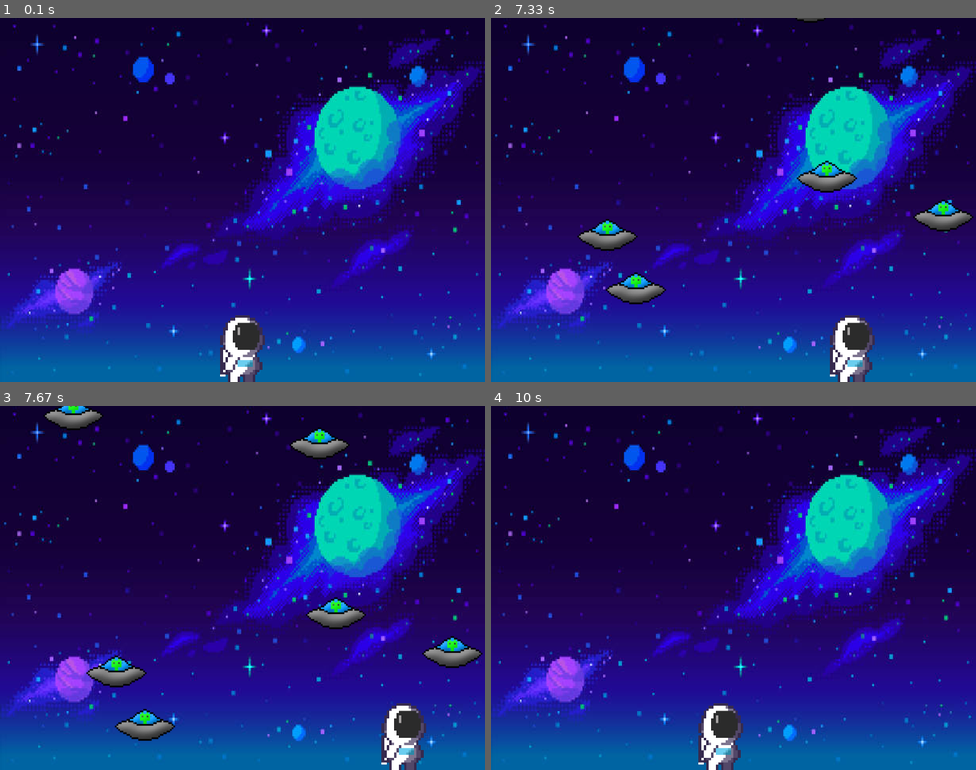
Above: before the commit, frames 1-4 (two rows, left to right).
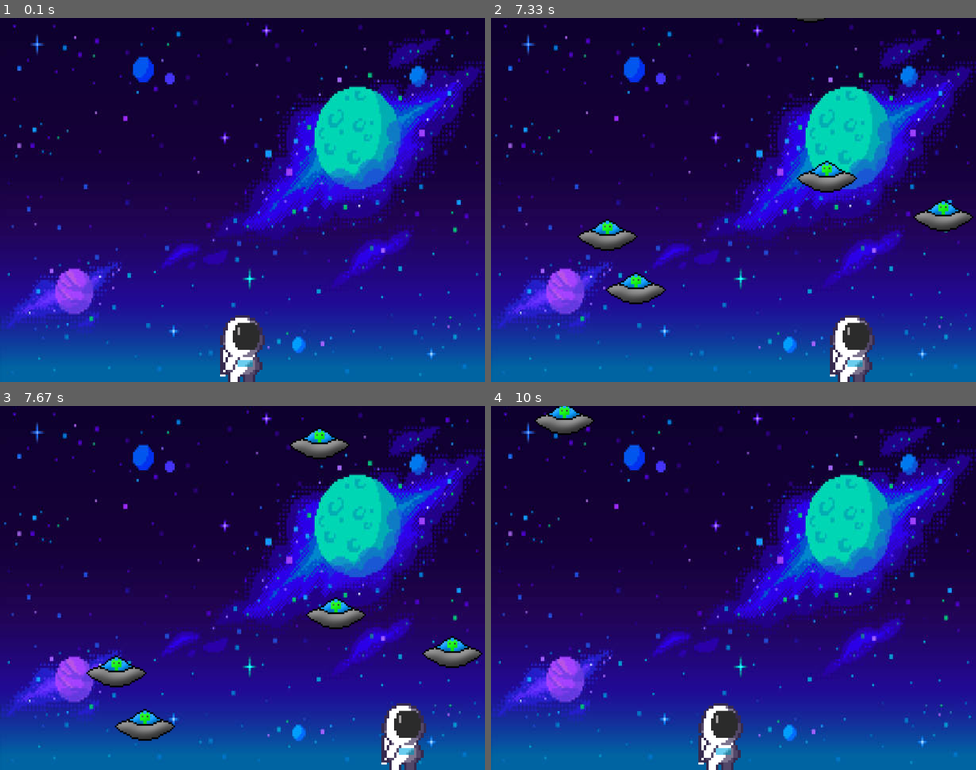
Above: after the commit, the same moments.

Repository: Chiara-Agostino/pygame-project
Game: pygame game, started from main.py
Two runs of this game, one before a commit and one after it. Both use one fixed random seed, a clock stepped at 60 frames per second and the inputs below.
Inputs:
- Up to frame 1 (0.1 s): no input
- Up to frame 2 (7.33 s): hold Right 0.33-0.8 s; hold Right 0.83-1.3 s; hold Left 1.33-1.87 s; hold Left 1.9-2.3 s; hold Right 2.33-2.97 s; hold Left 3-3.47 s; hold Right 3.5-3.97 s; hold Right 4-4.47 s; hold Left 4.5-5.03 s; hold Left 5.07-5.47 s; hold Right 5.5-6.13 s; hold Left 6.17-6.63 s; hold Right 6.67-7.13 s; hold Right from 7.17 s (still down)
- Up to frame 3 (7.67 s): release Right at 7.63 s
- Up to frame 4 (10 s): hold Left 7.67-8.2 s; hold Left 8.23-8.63 s; hold Right 8.67-9.3 s; hold Left 9.33-9.8 s; hold Right from 9.83 s (still down)

Frames 1-2 are identical in both runs. In frame 3, 0.6% of the frame differs, in the area x 9-22%, y 0-7%; in frame 4, 0.6%, in the area x 9-22%, y 0-8%.

Commit message:
increased difficulty

Diff:
--- a/main.py
+++ b/main.py
@@ -7,6 +7,7 @@
 import pygame
 import sys
 import random
+import time
 
 # Initialize Pygame
 pygame.init()
@@ -69,6 +70,7 @@
     global spaceships, astronaut_rect
     spaceships = []
     astronaut_rect.midbottom = (WIDTH // 2, HEIGHT)
+    max_spaceships = 5
 
 
 # Define main loop
@@ -76,6 +78,7 @@
 clock = pygame.time.Clock()
 spaceships = []
 max_spaceships = 6
+start_time = time.time()
 
 
 # Initialize clock object to cap frame rate
@@ -100,8 +103,15 @@
     # Handle astronaut movement
     moving()
 
+    #Reser game if astronaut comes into contact with spaceship
     if check_collisions(spaceships, astronaut_rect):
         reset_game()
+
+    #Increase number of spaceships on screen as time passes
+
+    elapsed_time = time.time() - start_time
+    max_spaceships = 5 + int(elapsed_time / 10)
+
     # Update display
     pygame.display.flip()
     clock.tick(30)  # Limit frame rate to 30 fps
